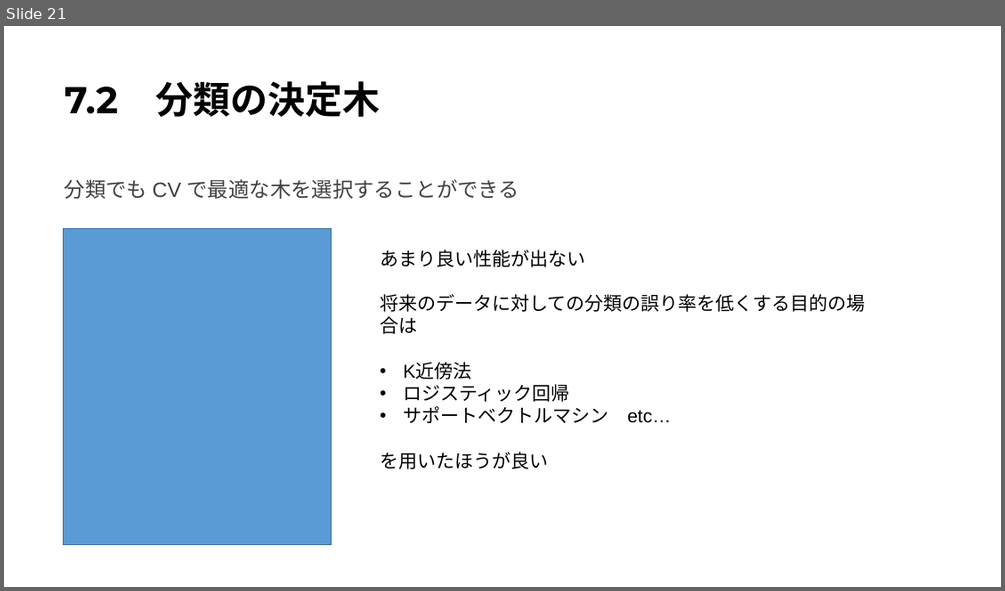
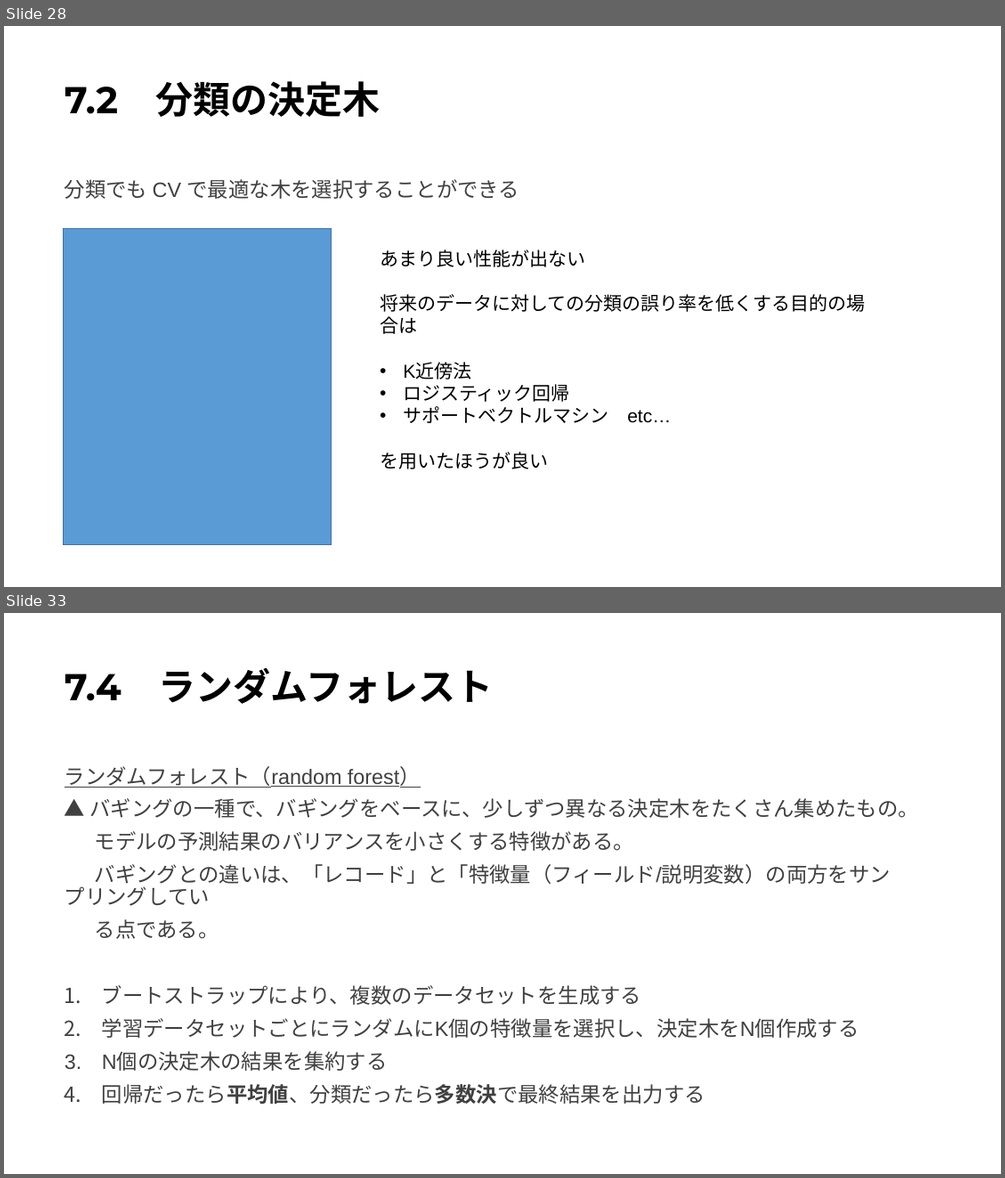
Before and after one commit to Harrry1206/-Graduation-research2, a slide deck: 第7章決定木.pptx. Shown one above the other, each under a label of ours: slide 21 before the commit, slides 28 and 33 after it; the slides between them are not shown. The pictures are 1005x591 and 1005x1178 pixels, drawn with LibreOffice and Linux fonts; fonts in the diff are those of the drawing. Boxes give left, top, right and bottom in pixels: in the first picture for what was removed or moved away, otherwise in the second. Text is boxed around its words. In the diff, an @@ line names an element or a change of style, - is before the commit and + after.

```diff
--- a/第7章決定木.pptx
+++ b/第7章決定木.pptx
@@ slide 33 added at bbox=[4, 613, 1001, 1174], background #FFFFFF @@
@@ title added at bbox=[65, 667, 493, 704], 36 pt, text #000000, bold @@
+7.4 ランダムフォレスト
@@ text added at bbox=[65, 766, 919, 1103], 20 pt, text #404040 @@
+ランダムフォレスト（random forest）
+▲ バギングの一種で、バギングをベースに、少しずつ異なる決定木をたくさん集めたもの。
+モデルの予測結果のバリアンスを小さくする特徴がある。
+バギングとの違いは、「レコード」と「特徴量（フィールド/説明変数）の両方をサンプリングしてい
+る点である。
+1. ブートストラップにより、複数のデータセットを生成する
+2. 学習データセットごとにランダムにK個の特徴量を選択し、決定木をN個作成する
+3. N個の決定木の結果を集約する
+4. 回帰だったら平均値、分類だったら多数決で最終結果を出力する
@@ what was slide 21 is now slide 28 @@
```
Also in this commit, not shown: 9 slides changed, 13 other slides added, 1 slide removed.
